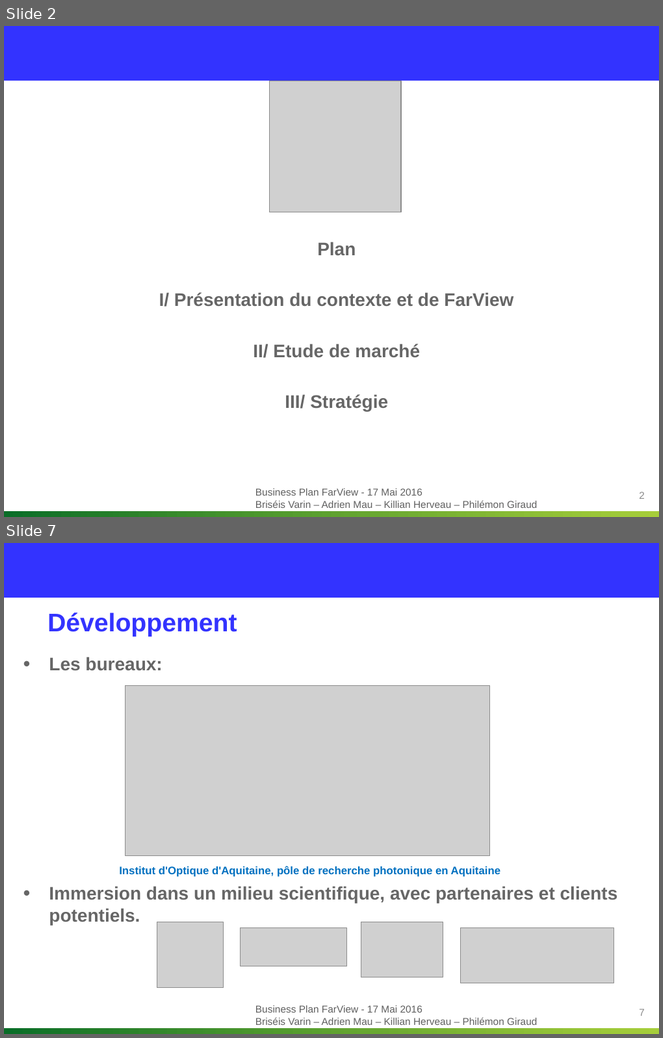
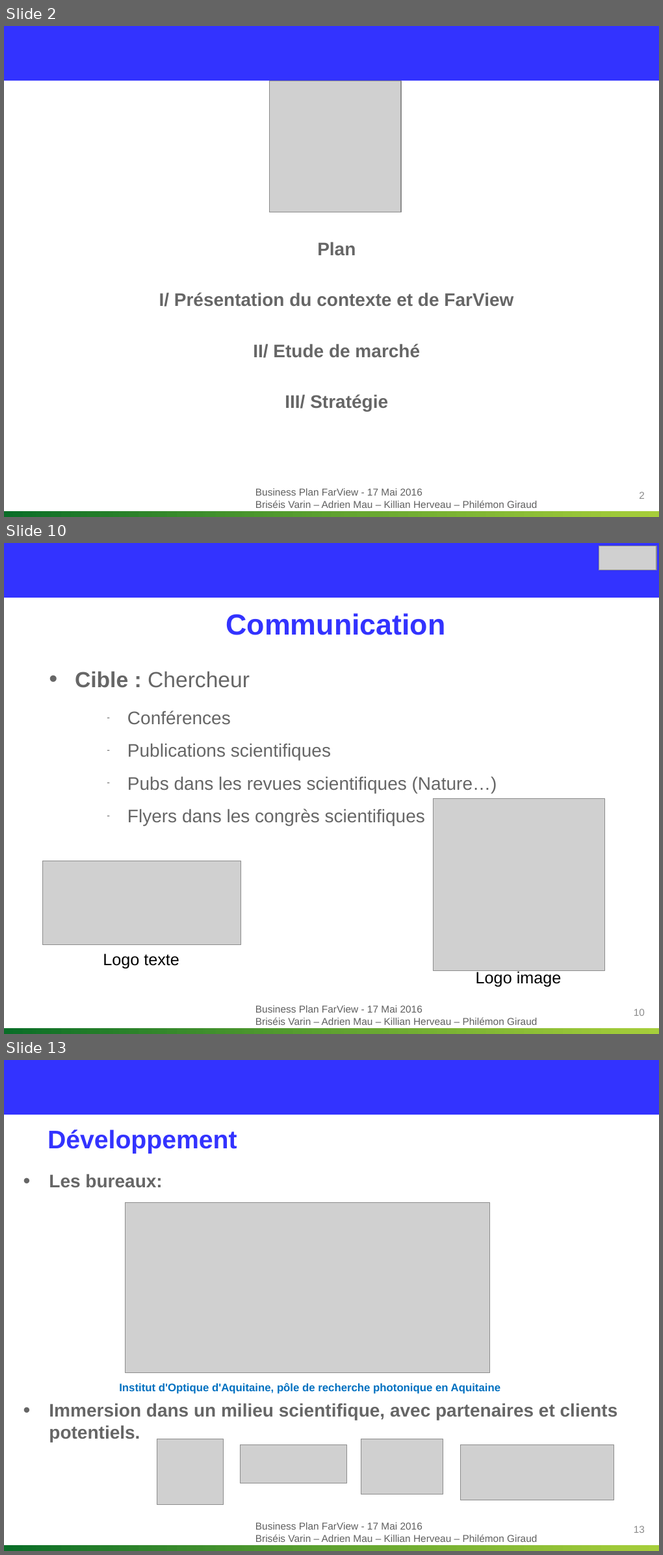
Before and after one commit to Killian-Herveau/PIMS, a slide deck: OppAffaire/Présentation orale/Partie Philémon.pptx. Shown one above the other, each under a label of ours: slides 2 and 7 before the commit, slides 2, 10 and 13 after it; the slides between them are not shown. The pictures are 663x1038 and 663x1555 pixels, drawn with LibreOffice and Linux fonts; fonts in the diff are those of the drawing; grey boxes stand for pictures; background and template pictures are left out. Boxes give left, top, right and bottom in pixels: in the first picture for what was removed or moved away, otherwise in the second. Text is boxed around its words. In the diff, an @@ line names an element or a change of style, - is before the commit and + after.

```diff
--- a/OppAffaire/Présentation orale/Partie Philémon.pptx
+++ b/OppAffaire/Présentation orale/Partie Philémon.pptx
@@ slide 10 added at [4, 543, 659, 1034], background #FFFFFF; not listed: 3 template elements that a slide beside it also shows @@
@@ picture added at [599, 546, 657, 570] @@
@@ title added at [226, 613, 445, 635], 32 pt, text #3333FF, bold @@
+Communication
@@ text added at [75, 671, 497, 826], 20 pt, text #666666 @@
+• Cible : Chercheur
+  – Conférences
+  – Publications scientifiques
+  – Pubs dans les revues scientifiques (Nature…)
+  – Flyers dans les congrès scientifiques
@@ picture added at [433, 799, 605, 971] @@
@@ picture added at [42, 861, 241, 945] @@
@@ text added at [103, 954, 180, 969], 18 pt, text #000000 @@
+Logo texte
@@ text added at [476, 970, 562, 987], 18 pt, text #000000 @@
+Logo image
@@ page number added at [634, 1009, 645, 1016], 11 pt, text #8C8C8C @@
+10
@@ what was slide 7 is now slide 13 @@
@@ page number at [634, 1526, 645, 1533]: text changed @@
-7
+13
```
Also in this commit, not shown: 4 slides changed, 7 other slides added, 2 slides removed.
